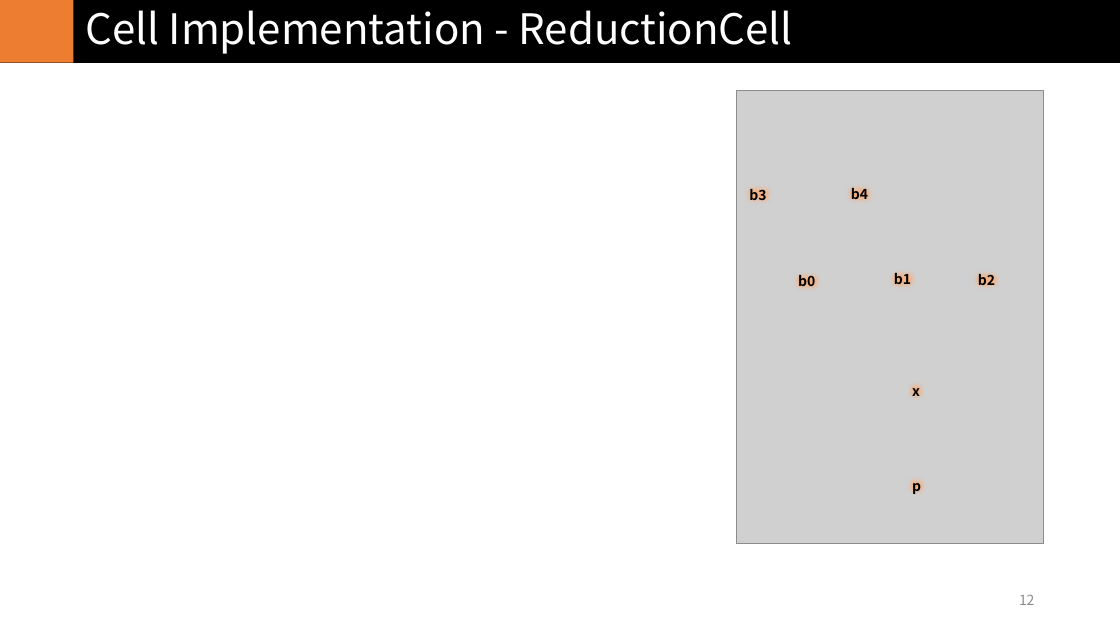
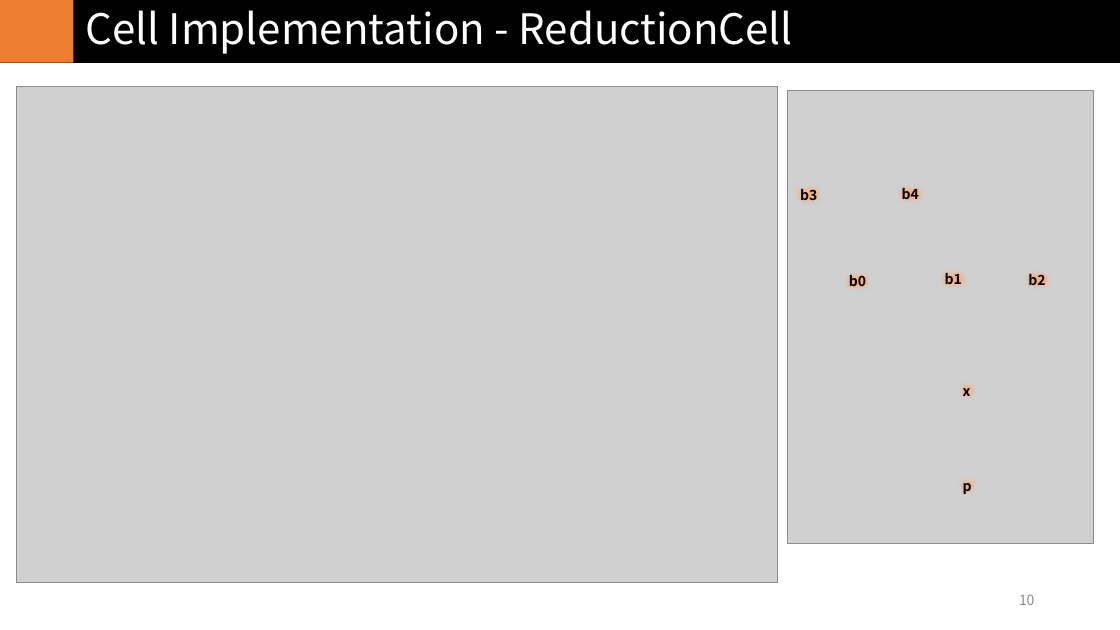
Before and after one commit to in3der/ivpl_Study_Model, a slide deck: slide 10 of NasNet/report/NASNet_2.pptx (slide 12 before the commit). Drawn at 1120x630 pixels with LibreOffice and Linux fonts; fonts in the diff are those of the drawing; grey boxes stand for pictures. Boxes give left, top, right and bottom in pixels: in the first picture for what was removed or moved away, otherwise in the second. Text is boxed around its words. In the diff, an @@ line names an element or a change of style, - is before the commit and + after.

```diff
--- a/NasNet/report/NASNet_2.pptx
+++ b/NasNet/report/NASNet_2.pptx
@@ picture added at box(16, 87, 778, 583) @@
@@ 7 rectangles, 1 picture: place and size @@
-7 rectangles, 1 picture at box(737, 91, 1044, 544)
+7 rectangles, 1 picture at box(787, 91, 1094, 544)
@@ page number at box(1019, 594, 1035, 605): text changed @@
-12
+10
```
Also in this commit, not shown: 4 other slides changed, 1 slide added, 5 slides removed, 2 other files.
